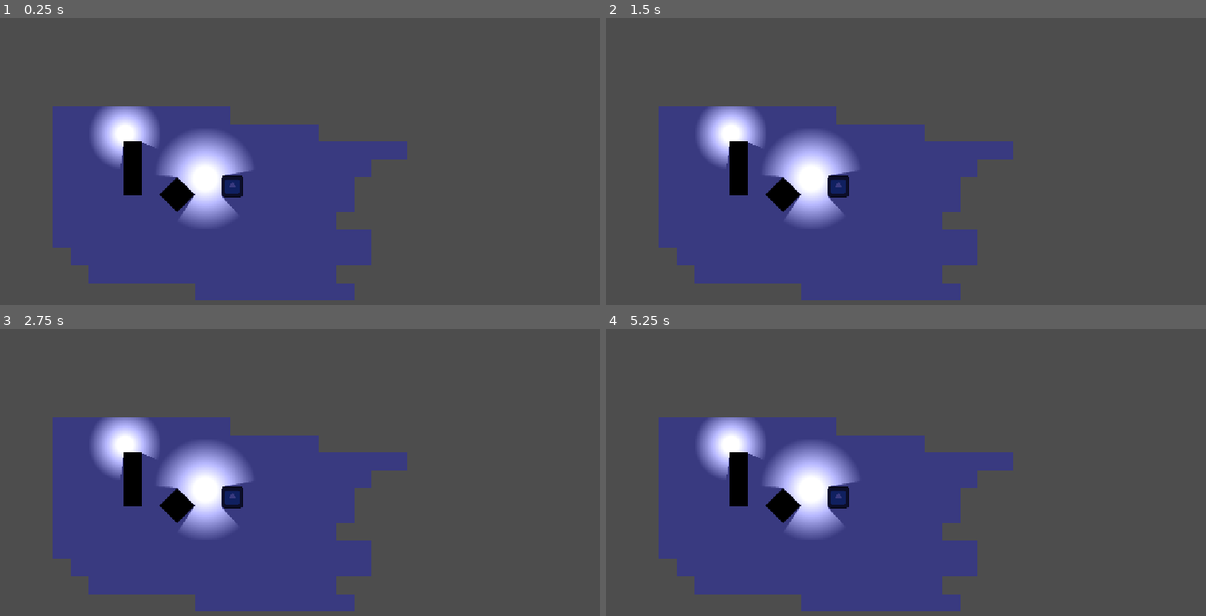
Above: before the commit, frames 1-4 (two rows, left to right).
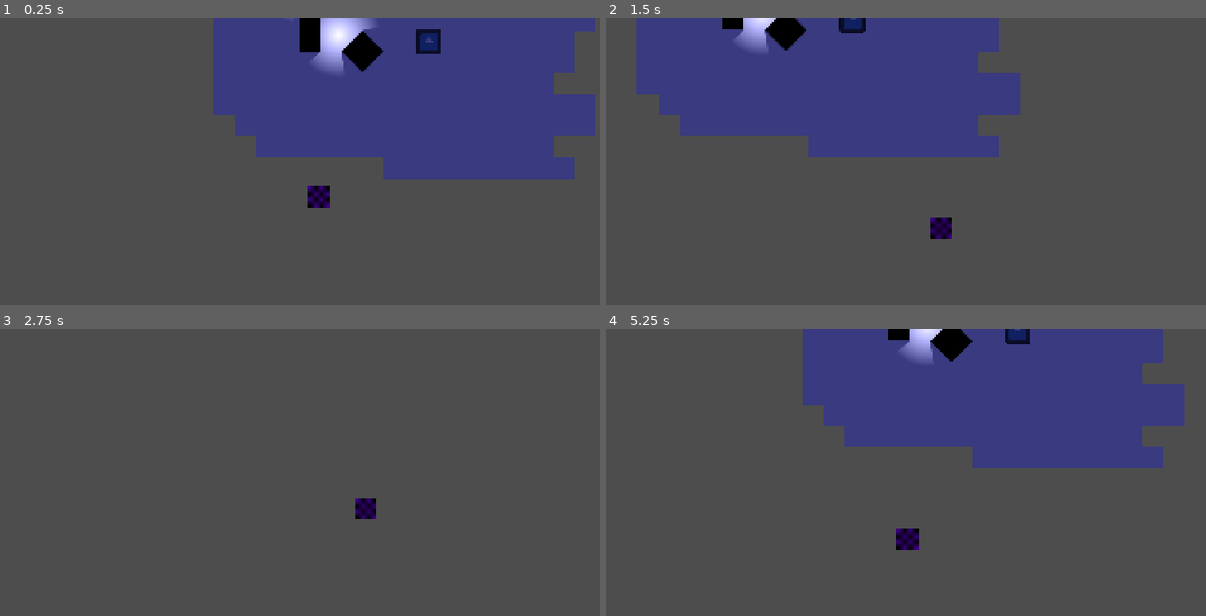
Above: after the commit, the same moments.

Repository: perlindgren/northern_lights
Game: Godot game, scene res://scenes/light_test.tscn
The game is run twice, just before and just after one commit, with the same random seed, the same clock (stepped at 60 frames per second) and the same inputs. The engine's default icon, where the game draws it, is replaced by a stand-in: a white triangle on a blue panel in a dark square.
Inputs:
- Up to frame 1 (0.25 s): no input
- Up to frame 2 (1.5 s): tap Enter at 0.5 s; hold Right (ui_right) 0.53-1.28 s; hold Down (ui_down) from 1.28 s (still down)
- Up to frame 3 (2.75 s): release Down (ui_down) at 2.03 s; hold Right (ui_right) from 2.03 s (still down)
- Up to frame 4 (5.25 s): release Right (ui_right) at 2.78 s; hold Up (ui_up) 2.78-3.53 s; hold Left (ui_left) 3.53-5.03 s; hold Down (ui_down) from 5.03 s (still down)

The runs differ from the first frame. In frame 1, 58% of the frame differs, in the area x 8-100%, y 0-99%; in frame 2, 48%; in frame 3, 31%; in frame 4, 55%.

Commit message:
player works

Diff:
--- a/materials/basic_tiles.tres
+++ b/materials/basic_tiles.tres
@@ -20,7 +20,7 @@
 texture_region_size = Vector2i(32, 32)
 0:0/0 = 0
 0:0/0/occlusion_layer_0/polygon_0/polygon = SubResource("OccluderPolygon2D_fpbeu")
-0:0/0/physics_layer_0/polygon_0/points = PackedVector2Array(-16, -16, 16, -16, 16, 16, -16, 16)
+0:0/0/physics_layer_0/polygon_0/points = PackedVector2Array(16, -16, 16, 16, -16, 16, -16, -16)
 1:0/next_alternative_id = 4
 1:0/0 = 0
 1:0/0/occlusion_layer_0/polygon_0/polygon = SubResource("OccluderPolygon2D_vuxto")
@@ -28,11 +28,11 @@
 2:0/next_alternative_id = 4
 2:0/0 = 0
 2:0/0/occlusion_layer_0/polygon_0/polygon = SubResource("OccluderPolygon2D_xpedb")
-2:0/0/physics_layer_0/polygon_0/points = PackedVector2Array(16, 0, 16, 16, -16, 16)
+2:0/0/physics_layer_0/polygon_0/points = PackedVector2Array(16, 0, 16, 16, -16, 16, -16, 16)
 3:0/next_alternative_id = 4
 3:0/0 = 0
 3:0/0/occlusion_layer_0/polygon_0/polygon = SubResource("OccluderPolygon2D_k7ckc")
-3:0/0/physics_layer_0/polygon_0/points = PackedVector2Array(-16, 0, 16, -16, 16, 16, -16, 16)
+3:0/0/physics_layer_0/polygon_0/points = PackedVector2Array(16, -16, 16, 16, -16, 16, -16, 0)
 
 [resource]
 tile_size = Vector2i(32, 32)
--- a/materials/basic_tiles_white.tres
+++ b/materials/basic_tiles_white.tres
@@ -10,16 +10,16 @@
 0:0/0/physics_layer_0/polygon_0/points = PackedVector2Array(-16, -16, 16, -16, 16, 16, -16, 16)
 1:0/next_alternative_id = 4
 1:0/0 = 0
-1:0/0/physics_layer_0/polygon_0/points = PackedVector2Array(16, -16, 16, 16, -16, 16)
+1:0/0/physics_layer_0/polygon_0/points = PackedVector2Array(-16, -16, 16, -16, 16, 16, -16, 16)
 2:0/next_alternative_id = 4
 2:0/0 = 0
-2:0/0/physics_layer_0/polygon_0/points = PackedVector2Array(16, 0, 16, 16, -16, 16)
+2:0/0/physics_layer_0/polygon_0/points = PackedVector2Array(-16, -16, 16, -16, 16, 16, -16, 16)
 3:0/next_alternative_id = 4
 3:0/0 = 0
 3:0/0/physics_layer_0/polygon_0/points = PackedVector2Array(-16, 0, 16, -16, 16, 16, -16, 16)
 
 [resource]
 tile_size = Vector2i(32, 32)
-physics_layer_0/collision_layer = 1
+physics_layer_0/collision_layer = 0
 physics_layer_0/collision_mask = 256
 sources/0 = SubResource("TileSetAtlasSource_l1g8i")
--- /dev/null
+++ b/materials/smooth_circular_light.tres
@@ -0,0 +1,12 @@
+[gd_resource type="GradientTexture2D" format=3 uid="uid://bsw84j0sf0w4s"]
+
+[sub_resource type="Gradient" id="Gradient_wjket"]
+colors = PackedColorArray(1, 1, 1, 1, 0, 0, 0, 1)
+
+[resource]
+gradient = SubResource("Gradient_wjket")
+width = 128
+height = 128
+fill = 1
+fill_from = Vector2(0.5, 0.5)
+fill_to = Vector2(1, 0.5)
--- a/project.godot
+++ b/project.godot
@@ -17,8 +17,16 @@
 
 [display]
 
+window/size/viewport_width=1920
+window/size/viewport_height=1080
+window/size/resizable=false
 window/stretch/mode="canvas_items"
 window/stretch/aspect="expand"
+
+[layer_names]
+
+2d_physics/layer_1="Wall"
+2d_physics/layer_9="Player"
 
 [physics]
 
--- a/scenes/light_test.tscn
+++ b/scenes/light_test.tscn
@@ -2,11 +2,20 @@
 
 [ext_resource type="TileSet" uid="uid://h03uhaaq10ki" path="res://materials/basic_tiles_white.tres" id="1_krt52"]
 [ext_resource type="TileSet" uid="uid://cax80lhmvb5x2" path="res://materials/basic_tiles.tres" id="2_wjket"]
+[ext_resource type="Texture2D" uid="uid://bsw84j0sf0w4s" path="res://materials/smooth_circular_light.tres" id="3_gtwfc"]
 [ext_resource type="Texture2D" uid="uid://16rbgg85mpqy" path="res://materials/circular_light_gradient.tres" id="3_yrto3"]
 [ext_resource type="Texture2D" uid="uid://dec68h0pvv4c1" path="res://icon.svg" id="4_wjket"]
+[ext_resource type="Script" uid="uid://vu7jn87flm3t" path="res://scenes/player.gd" id="6_jalcx"]
 
 [sub_resource type="OccluderPolygon2D" id="OccluderPolygon2D_srqkv"]
-polygon = PackedVector2Array(-63, -64, 61, -64, 61, 62, -63, 62)
+polygon = PackedVector2Array(-60, -60, 60, -60, 60, 60, -60, 60)
+
+[sub_resource type="NoiseTexture2D" id="NoiseTexture2D_u6ppd"]
+width = 32
+height = 32
+
+[sub_resource type="RectangleShape2D" id="RectangleShape2D_srqkv"]
+size = Vector2(32, 32)
 
 [node name="LightTest" type="Node2D" unique_id=1942798503]
 
@@ -24,12 +33,12 @@
 color = Color(0.22352941, 0.22745098, 0.5019608, 1)
 
 [node name="PointLight2D" type="PointLight2D" parent="." unique_id=1575326821]
-position = Vector2(371, 291.00003)
-scale = Vector2(1.4140625, 1.421875)
+position = Vector2(284, 295)
+energy = 0.78
 shadow_enabled = true
 shadow_filter = 1
 shadow_filter_smooth = 0.9
-texture = ExtResource("3_yrto3")
+texture = ExtResource("3_gtwfc")
 
 [node name="PointLight2D2" type="PointLight2D" parent="." unique_id=1718966785]
 position = Vector2(226, 210)
@@ -45,3 +54,30 @@
 
 [node name="Icon" type="Sprite2D" parent="Node2D" unique_id=1843947560]
 texture = ExtResource("4_wjket")
+
+[node name="Player" type="CharacterBody2D" parent="." unique_id=440782063]
+position = Vector2(254, 539)
+collision_layer = 256
+motion_mode = 1
+script = ExtResource("6_jalcx")
+
+[node name="TextureRect" type="TextureRect" parent="Player" unique_id=256992216]
+anchors_preset = 8
+anchor_left = 0.5
+anchor_top = 0.5
+anchor_right = 0.5
+anchor_bottom = 0.5
+offset_left = -16.0
+offset_top = -16.0
+offset_right = 16.0
+offset_bottom = 16.0
+grow_horizontal = 2
+grow_vertical = 2
+texture = SubResource("NoiseTexture2D_u6ppd")
+
+[node name="CollisionShape2D" type="CollisionShape2D" parent="Player" unique_id=249999621]
+shape = SubResource("RectangleShape2D_srqkv")
+
+[node name="Camera2D" type="Camera2D" parent="Player" unique_id=1164611323]
+zoom = Vector2(2, 2)
+position_smoothing_enabled = true
--- /dev/null
+++ b/scenes/player.gd
@@ -0,0 +1,11 @@
+extends CharacterBody2D
+
+@export var speed: float = 400.0
+
+func _physics_process(delta: float) -> void:
+	# Gets input vector from arrow keys or WASD (ui_left, ui_right, etc.)
+	var direction := Input.get_vector("ui_left", "ui_right", "ui_up", "ui_down")
+
+	# Apply velocity and move
+	velocity = direction * speed
+	move_and_slide()
Not shown, added: scenes/player.gd.uid
Not shown, added: assets/sprites/player.pxo
